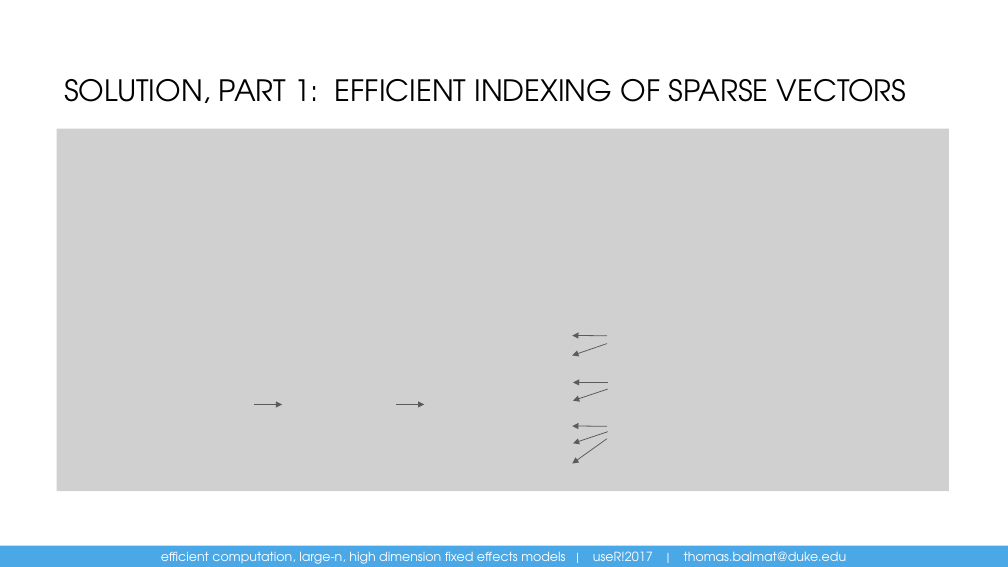
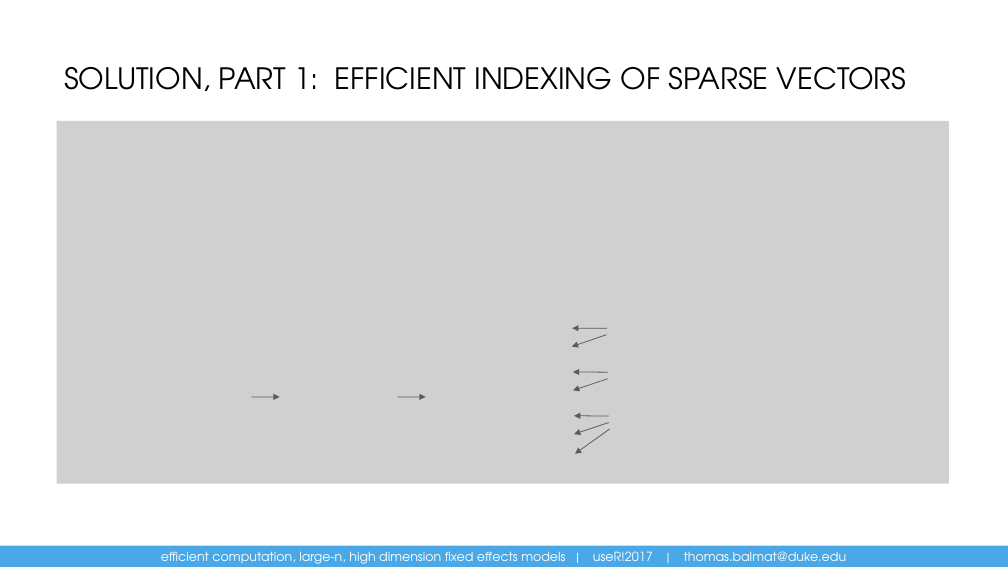
Before and after one commit to DukeSynthProj/FixedEffectsSolutionResources, a slide deck: slide 10 of EfficientComputationFixedEffectsRConference.pptx. Drawn at 1008x567 pixels with LibreOffice and Linux fonts; fonts in the diff are those of the drawing; grey boxes stand for pictures. Boxes give left, top, right and bottom in pixels: in the first picture for what was removed or moved away, otherwise in the second. Text is boxed around its words. In the diff, an @@ line names an element or a change of style, - is before the commit and + after.

```diff
--- a/EfficientComputationFixedEffectsRConference.pptx
+++ b/EfficientComputationFixedEffectsRConference.pptx
@@ title "SOLUTION, PART 1: EFFICIENT INDEXING ..." at [64,67,907,91]: vertical alignment bottom to top @@
@@ 8 arrows, 1 picture: place and size @@
-8 arrows, 1 picture at [57,129,949,492]
+8 arrows, 1 picture at [57,121,949,484]
@@ arrow moved from (607, 439) - (572, 464) to (609, 430) - (575, 454) @@
```
Also in this commit, not shown: 25 other slides changed.
